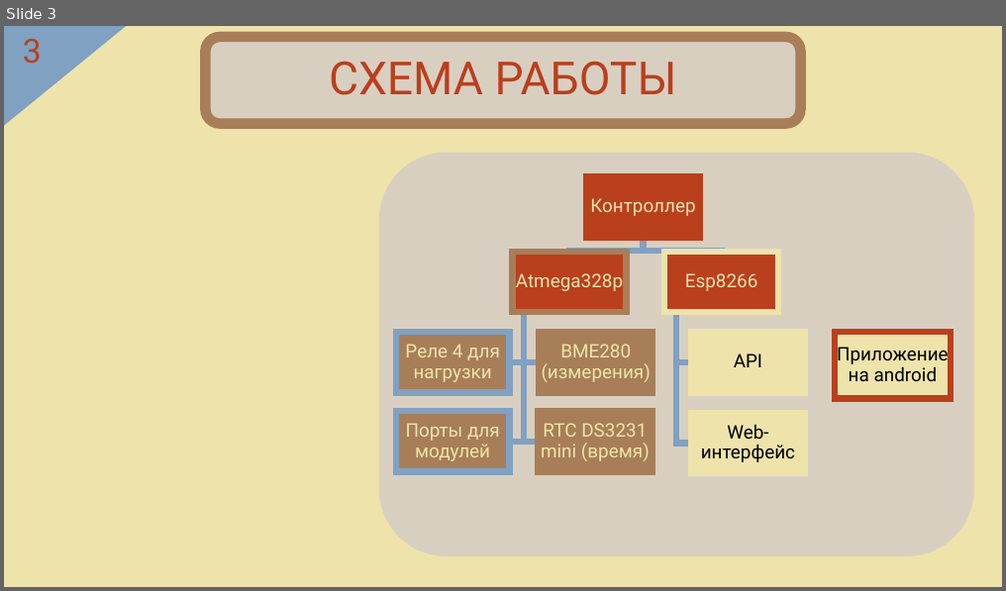
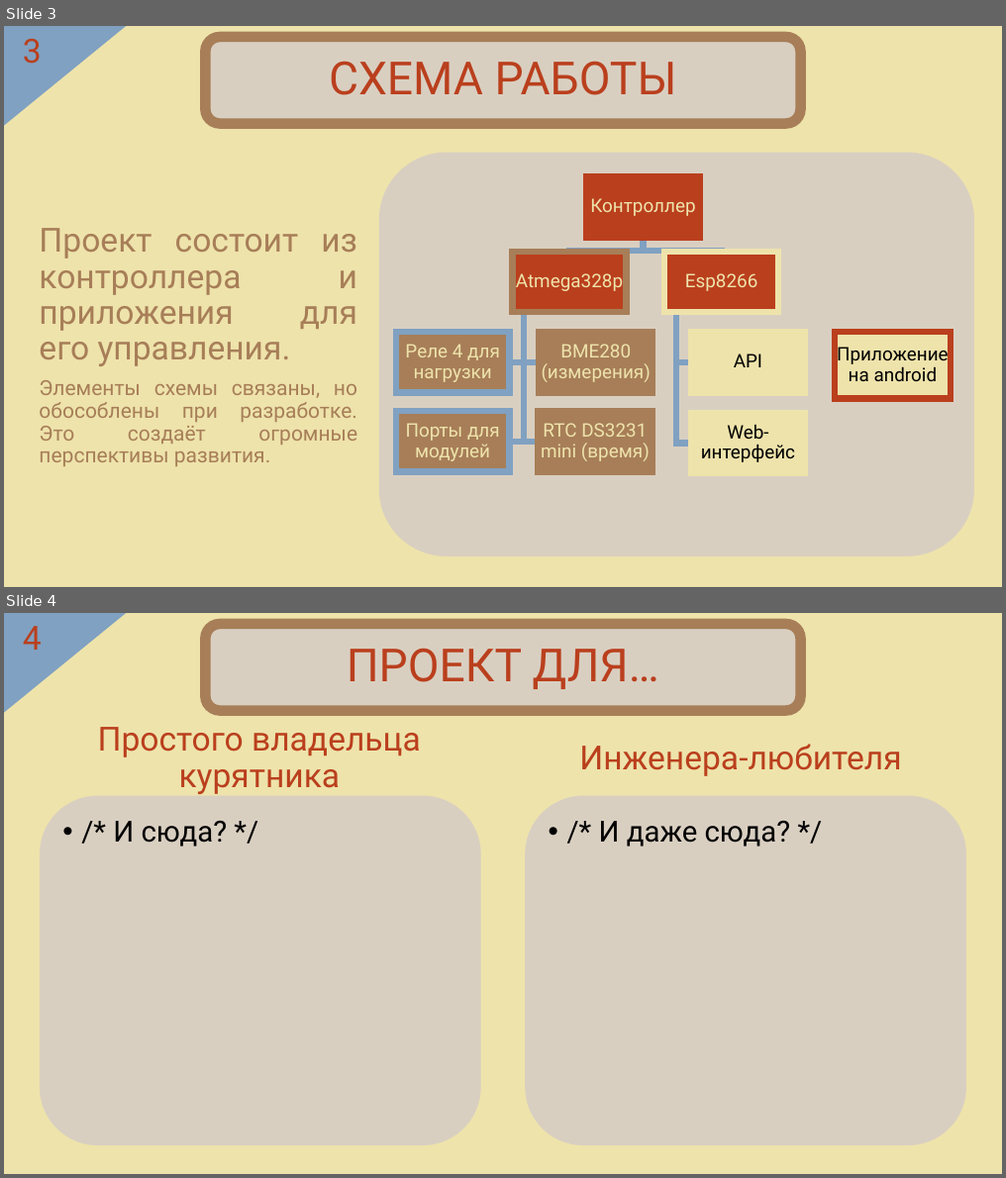
Before and after one commit to OneTwoZzzPlus/chicken, a slide deck: Documents/SChickenPresent-SakulinIM.pptx. Shown one above the other, each under a label of ours: slide 3 before the commit, slides 3 and 4 after it. The pictures are 1006x591 and 1006x1178 pixels, drawn with LibreOffice and Linux fonts; fonts in the diff are those of the drawing. Boxes give left, top, right and bottom in pixels: in the first picture for what was removed or moved away, otherwise in the second. Text is boxed around its words. In the diff, an @@ line names an element or a change of style, - is before the commit and + after.

```diff
--- a/Documents/SChickenPresent-SakulinIM.pptx
+++ b/Documents/SChickenPresent-SakulinIM.pptx
@@ slide 4 added at <box>4,613,1002,1174</box>, background #EEE3AB; not listed: 3 template elements that a slide beside it also shows @@
@@ title added at <box>347,648,659,689</box>, 44 pt, text #BA3F1D @@
+ПРОЕКТ ДЛЯ…
@@ text added at <box>98,727,421,794</box>, 32 pt, text #BA3F1D @@
+Простого владельца курятника
@@ text added at <box>579,744,901,776</box>, 32 pt, text #BA3F1D @@
+Инженера-любителя
@@ rounded rectangle added at <box>40,796,481,1146</box>, fill #D9CFC1 @@
@@ rounded rectangle added at <box>525,796,966,1146</box>, fill #D9CFC1 @@
@@ text added at <box>113,821,228,847</box>, 28 pt, text #000000 @@
+• /* И сюда? */
@@ text added at <box>599,821,791,847</box>, 28 pt, text #000000 @@
+• /* И даже сюда? */
@@ slide 3 changed as well @@
@@ text added at <box>39,228,357,467</box>, 20 pt, text #A77E58 @@
+Проект состоит из контроллера и приложения для его управления.
+Элементы схемы связаны, но обособлены при разработке. Это создаёт огромные перспективы развития.
```
Also in this commit, not shown: 2 other slides changed, 3 other files.
